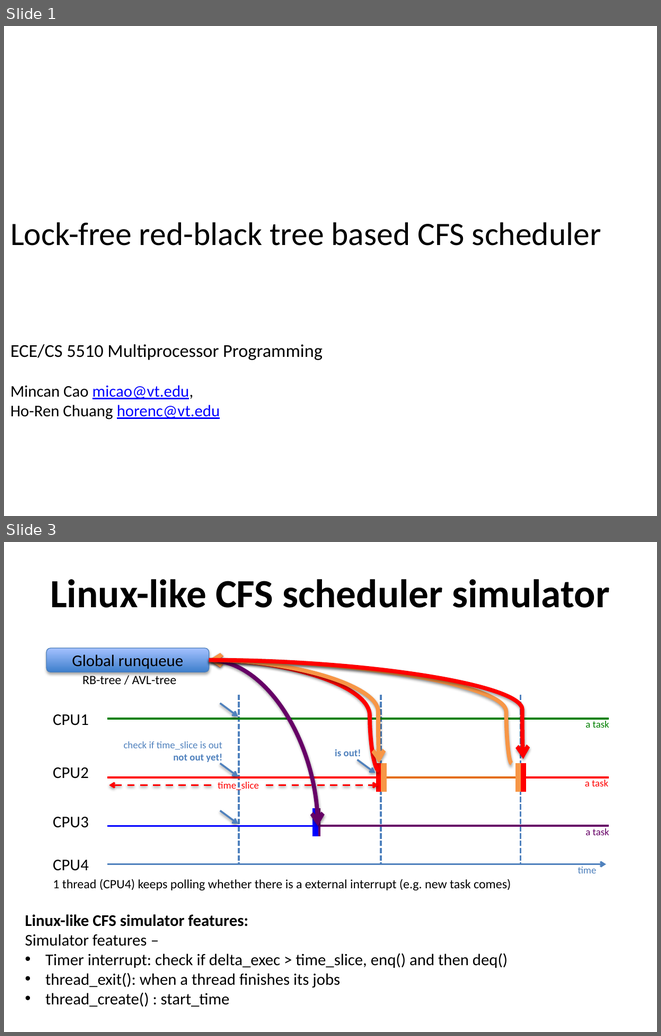
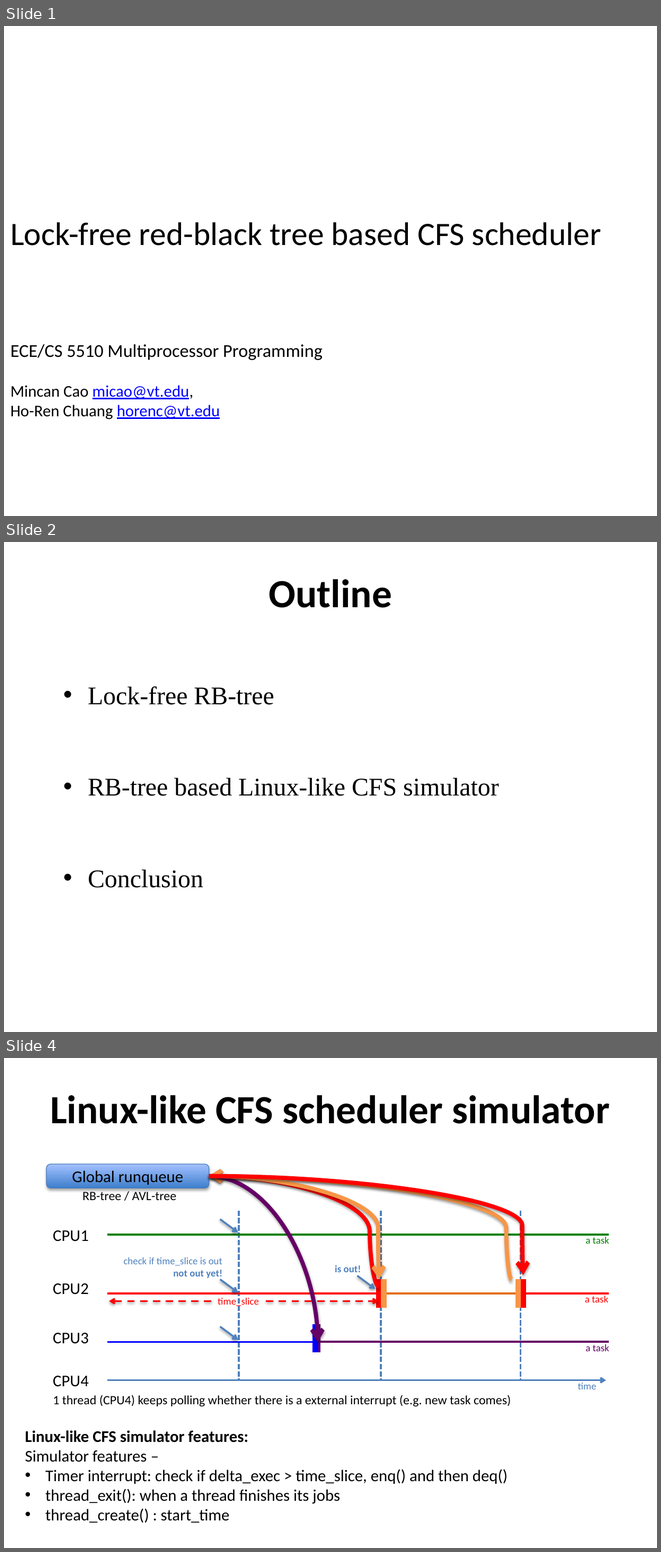
Before and after one commit to caomincan/CFSLockFreeRBTree, a slide deck: MPP_final_ppt_Jack_ppt.pptx. Shown one above the other, each under a label of ours: slides 1 and 3 before the commit, slides 1, 2 and 4 after it; the slides between them are not shown. The pictures are 661x1036 and 661x1552 pixels, drawn with LibreOffice and Linux fonts; fonts in the diff are those of the drawing. Boxes give left, top, right and bottom in pixels: in the first picture for what was removed or moved away, otherwise in the second. Text is boxed around its words. In the diff, an @@ line names an element or a change of style, - is before the commit and + after.

```diff
--- a/MPP_final_ppt_Jack_ppt.pptx
+++ b/MPP_final_ppt_Jack_ppt.pptx
@@ slide 2 added at box(4, 542, 657, 1032), background #FFFFFF @@
@@ text added at box(268, 579, 391, 608), 44 pt, text #000000, bold @@
+Outline
@@ text added at box(88, 686, 499, 888), 28 pt, text #000000 @@
+• Lock-free RB-tree
+• RB-tree based Linux-like CFS simulator
+• Conclusion
@@ what was slide 3 is now slide 4 @@
```
Also in this commit, not shown: 1 slide changed.
